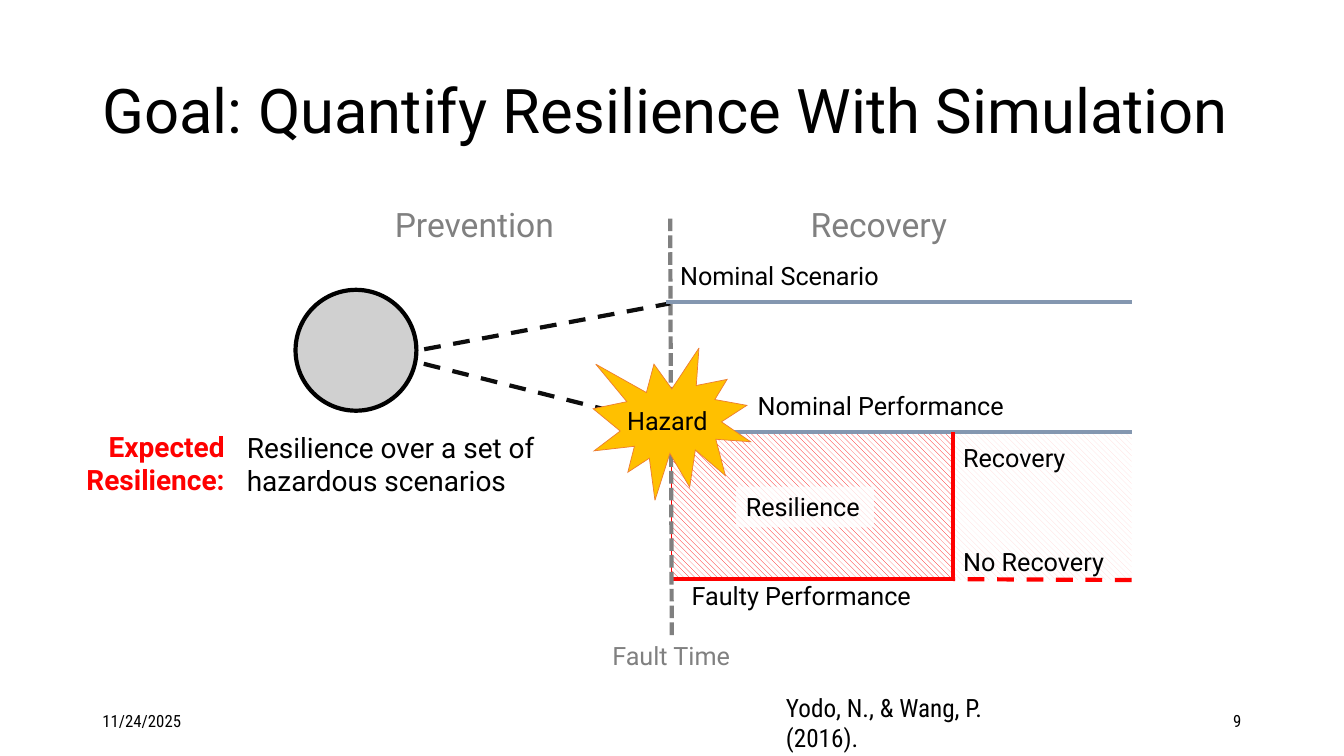
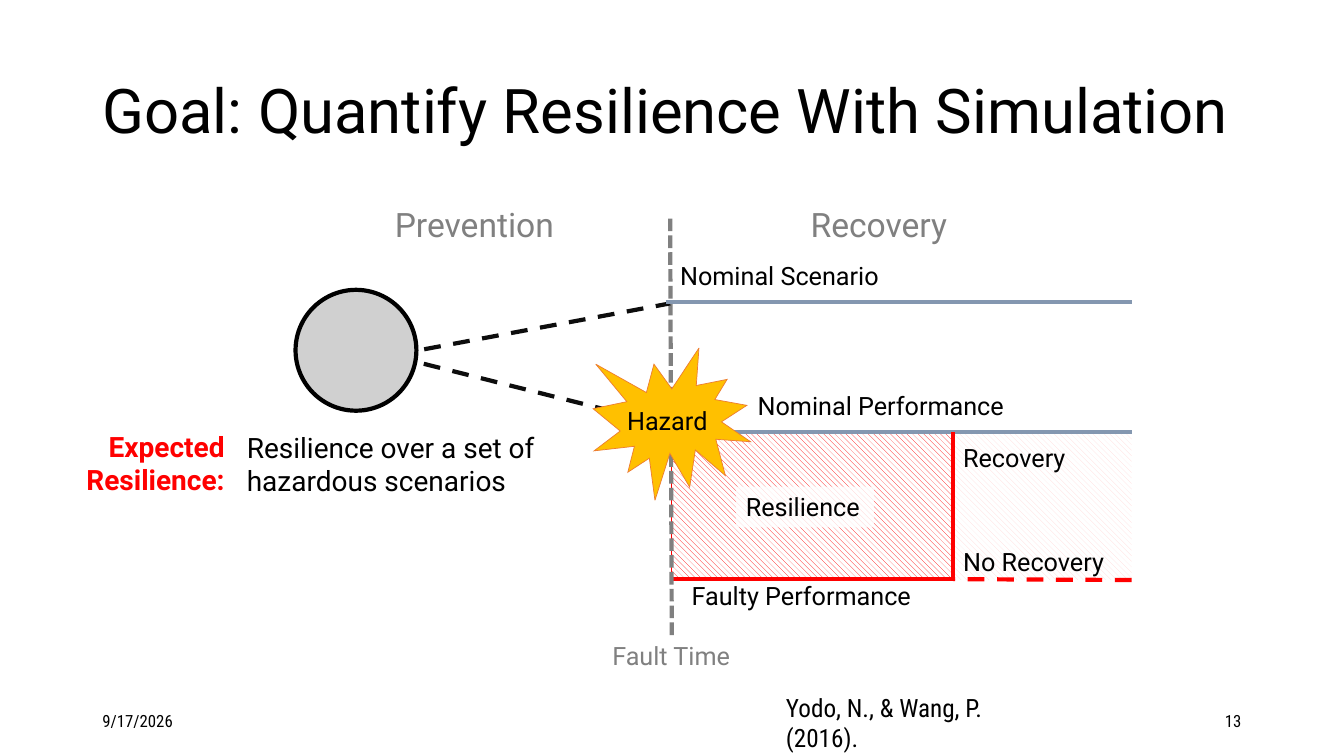
Before and after one commit to nasa/fmdtools, a slide deck: slide 13 of docs-source/figures/powerpoint/powerpoint_figures.pptx (slide 9 before the commit). Drawn at 1344x756 pixels with LibreOffice and Linux fonts; fonts in the diff are those of the drawing; grey boxes stand for pictures. Boxes give left, top, right and bottom in pixels: in the first picture for what was removed or moved away, otherwise in the second. Text is boxed around its words. In the diff, an @@ line names an element or a change of style, - is before the commit and + after.

Commit message:
Adding additional overview presentation
- Added "Resilience: What and Why" to provide more high-level overview of what fmdtools is trying to achieve
- Moved "Why fmdtools" to Contributions.rst since it is more of an explanation of the impetus for the tool
- See: RAD-647

```diff
--- a/docs-source/figures/powerpoint/powerpoint_figures.pptx
+++ b/docs-source/figures/powerpoint/powerpoint_figures.pptx
@@ text at (x1=102, y1=715, x2=172, y2=728): text changed @@
-11/24/2025
+9/17/2026
@@ page number at (x1=1225, y1=715, x2=1242, y2=727): text changed @@
-9
+13
```
Also in this commit, not shown: 3 other slides changed, 4 slides added, 8 other files.
